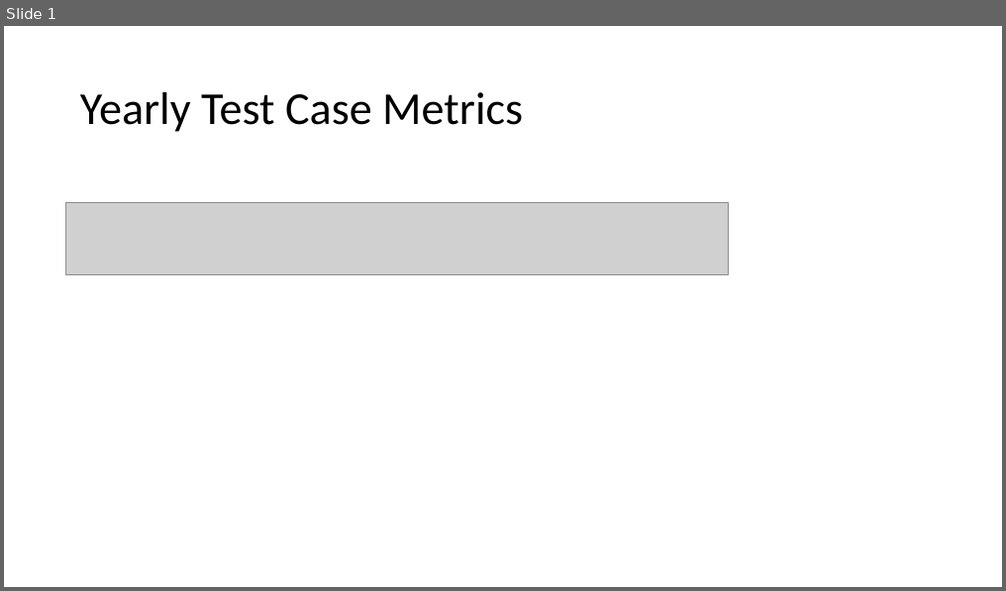
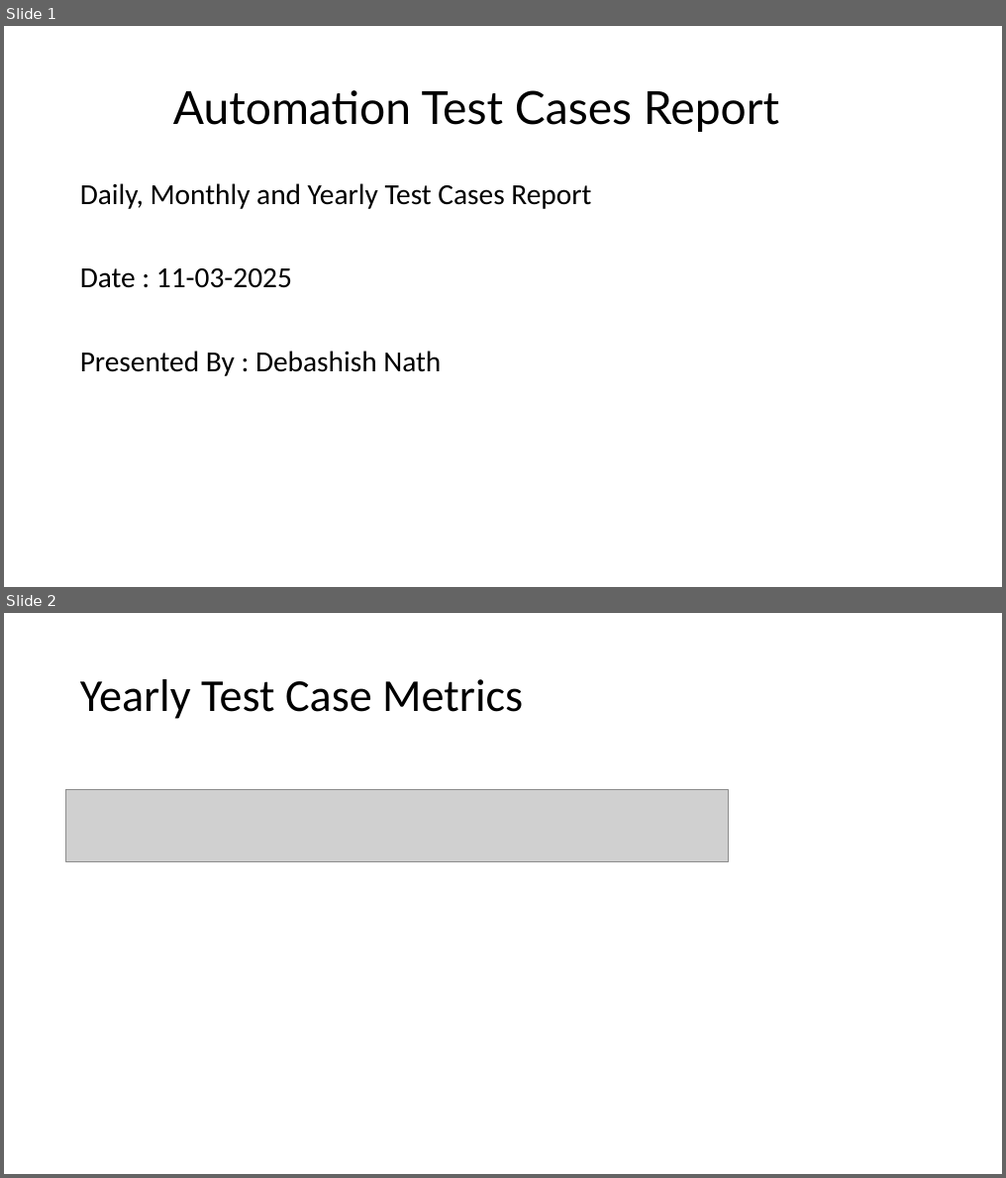
Before and after one commit to anodiamadmin/experiments, a slide deck: Learn-Typescript/Test-Case-Mterics-PPT.pptx. Shown one above the other, each under a label of ours: slide 1 before the commit, slides 1 and 2 after it. The pictures are 1006x591 and 1006x1178 pixels, drawn with LibreOffice and Linux fonts; fonts in the diff are those of the drawing; grey boxes stand for pictures. Boxes give left, top, right and bottom in pixels: in the first picture for what was removed or moved away, otherwise in the second. Text is boxed around its words. In the diff, an @@ line names an element or a change of style, - is before the commit and + after.

Commit message:
checked in

```diff
--- a/Learn-Typescript/Test-Case-Mterics-PPT.pptx
+++ b/Learn-Typescript/Test-Case-Mterics-PPT.pptx
@@ slide 1 added at bbox=[4, 26, 1002, 587], background #FFFFFF @@
@@ title added at bbox=[173, 90, 779, 132], 44 pt, text #000000 @@
+Automation Test Cases Report
@@ text added at bbox=[80, 183, 591, 376], 28 pt, text #000000 @@
+Daily, Monthly and Yearly Test Cases Report
+Date : 11-03-2025
+Presented By : Debashish Nath
@@ what was slide 1 is now slide 2 @@
```
